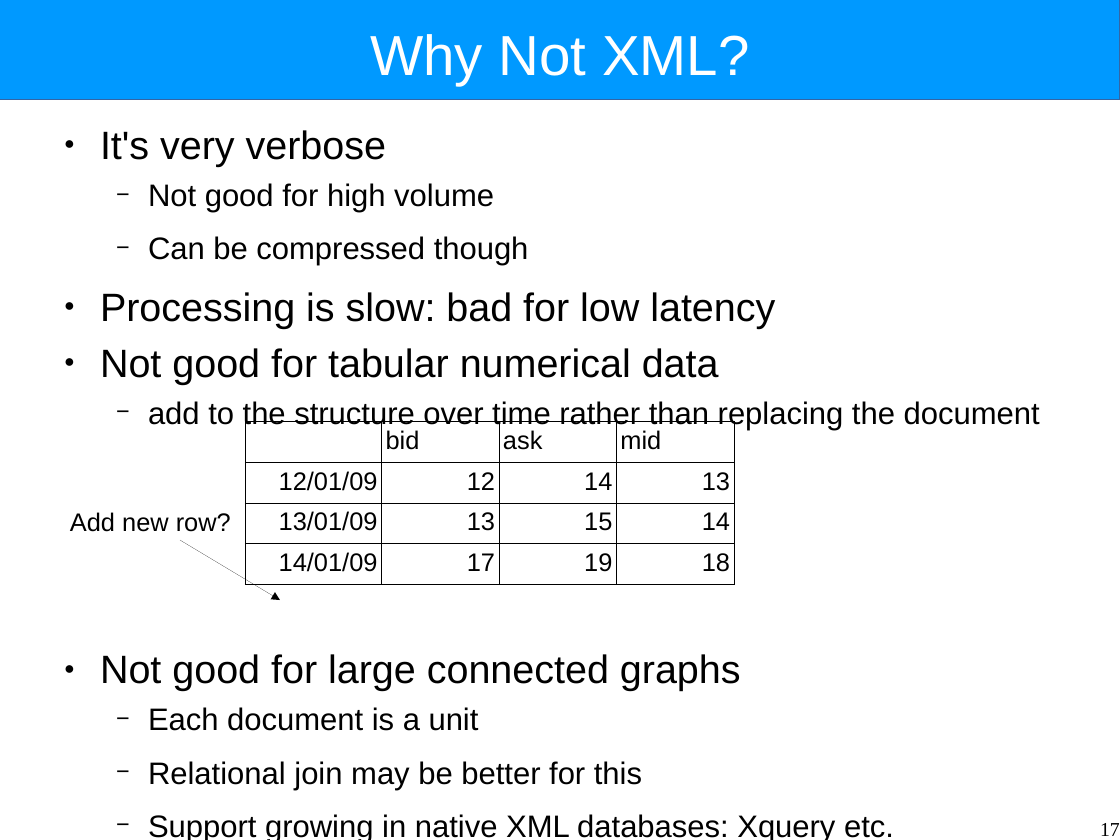
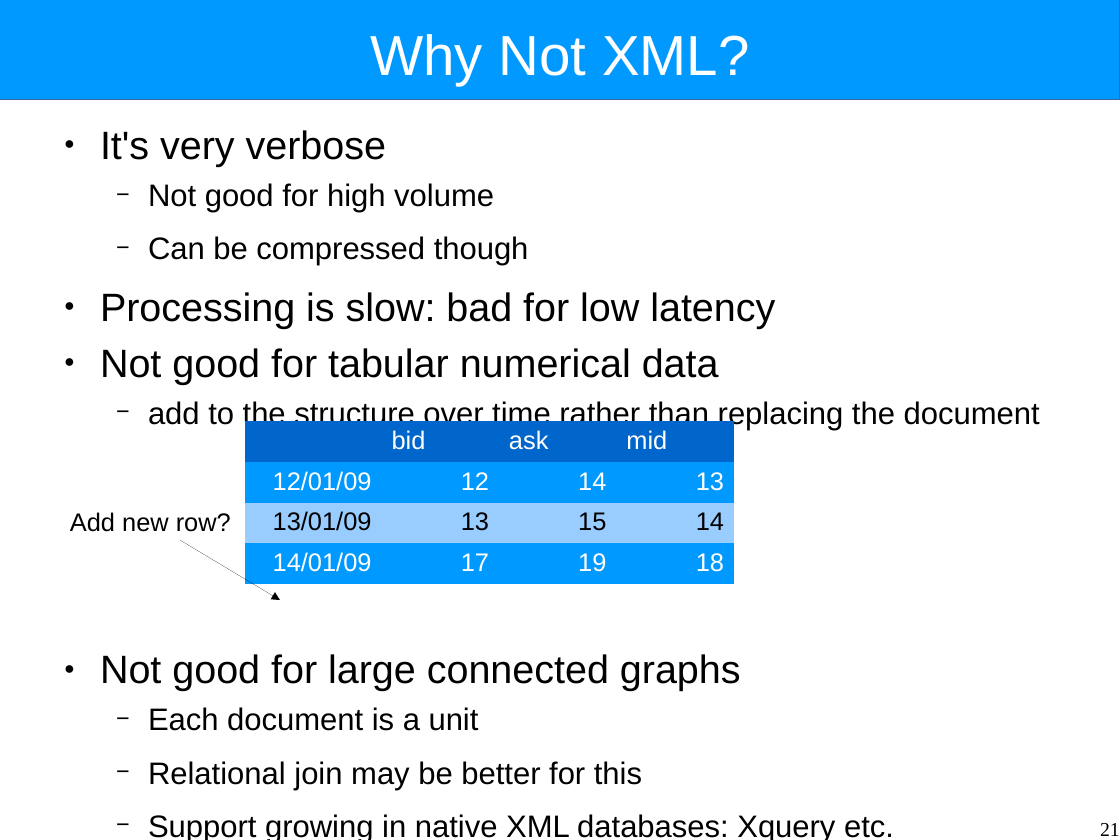
Before and after one commit to Intrinsarc/intrinsarc-evolve, a slide deck: slide 21 of Academic Work/lectures/data-distribution-architectures.odp (slide 17 before the commit). Drawn at 1120x840 pixels with LibreOffice and Linux fonts; fonts in the diff are those of the drawing. Boxes give left, top, right and bottom in pixels: in the first picture for what was removed or moved away, otherwise in the second. Text is boxed around its words. In the diff, an @@ line names an element or a change of style, - is before the commit and + after.

```diff
--- a/Academic Work/lectures/data-distribution-architectures.odp
+++ b/Academic Work/lectures/data-distribution-architectures.odp
@@ table at [245,422,735,578] @@
@@ fill none to #0066CC in 3 cells @@
@@ fill none to #0099FF in 8 cells @@
@@ fill none to #99CCFF in row 3 @@
@@ text colour #000000 to #FFFFFF in "bid", "ask", "mid", "12/01/09" and 7 more places @@
@@ borders changed @@
@@ page number at [1100,823,1120,836]: text changed @@
-17
+21
```
Also in this commit, not shown: 6 other slides changed, 10 slides added, 6 slides removed, 3 other files.
